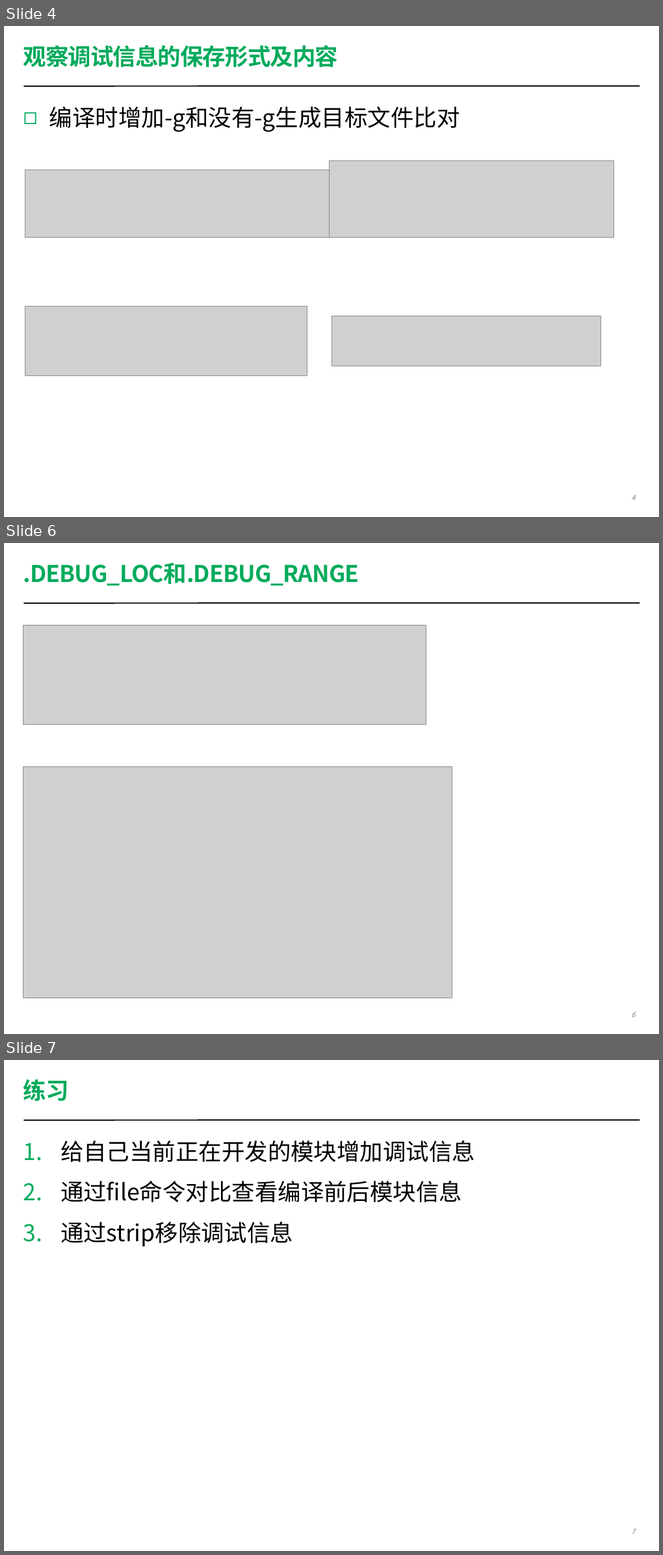
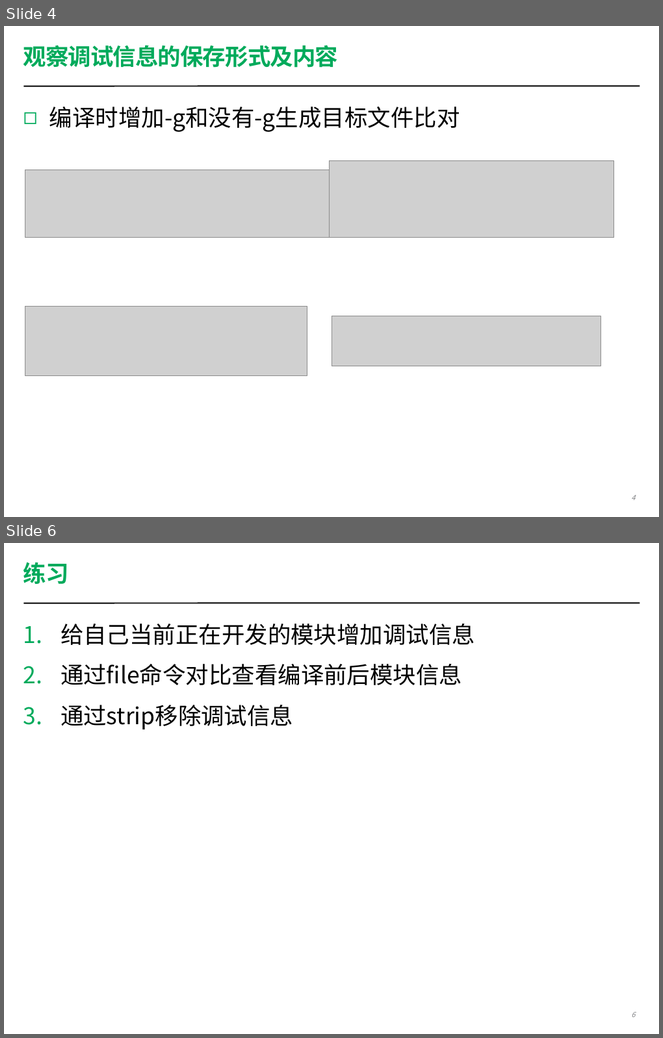
Before and after one commit to coney/c-training, a slide deck: Debug/Debug-SH/session1/Debugging Workshop 1.pptx. Shown one above the other, each under a label of ours: slides 4, 6 and 7 before the commit, slides 4 and 6 after it; the slides between them are not shown. The pictures are 663x1555 and 663x1038 pixels, drawn with LibreOffice and Linux fonts; fonts in the diff are those of the drawing; grey boxes stand for pictures. Boxes give left, top, right and bottom in pixels: in the first picture for what was removed or moved away, otherwise in the second. Text is boxed around its words. In the diff, an @@ line names an element or a change of style, - is before the commit and + after.

```diff
--- a/Debug/Debug-SH/session1/Debugging Workshop 1.pptx
+++ b/Debug/Debug-SH/session1/Debugging Workshop 1.pptx
@@ slide 6 removed at (x1=4, y1=543, x2=659, y2=1034), background #FFFFFF; not listed: 1 template element that a slide beside it also shows @@
@@ title removed at (x1=24, y1=563, x2=360, y2=586) @@
-.DEBUG_LOC和.DEBUG_RANGE
@@ picture removed at (x1=23, y1=626, x2=426, y2=724) @@
@@ picture removed at (x1=23, y1=767, x2=452, y2=998) @@
@@ page number removed at (x1=631, y1=1012, x2=635, y2=1017) @@
-6
@@ what was slide 7 is now slide 6 @@
@@ page number at (x1=631, y1=1012, x2=635, y2=1017): text changed @@
-7
+6
```
Also in this commit, not shown: 5 slides changed, 29 other files.
